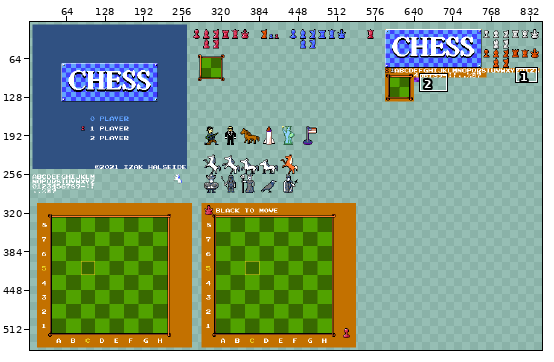
Pixel-art file -- graphics.ase. The first picture is a wide view before the edit; the outline marks the close-up.
Close-up. Earlier state:
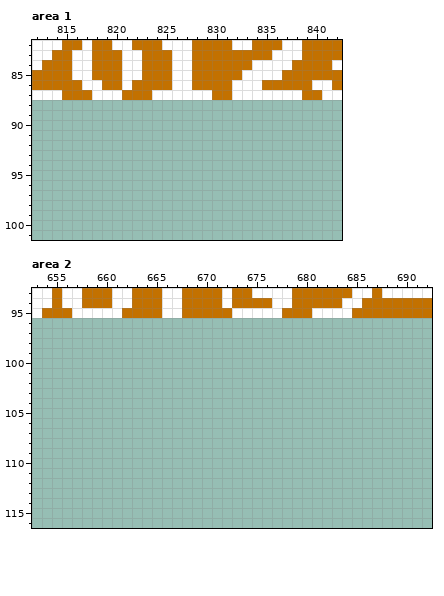
876x568 pixels, 1 frame. Colours within 5 levels of each other are drawn and written as one. Shown: area 1: x 812..842, y 82..101; area 2: x 653..692, y 93..116. The wide view leaves out empty margins. The commit also changed other parts of the picture, which this record leaves out.
After the commit:
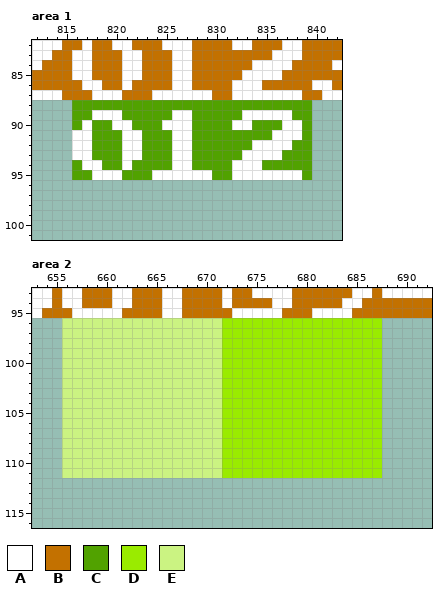
Palette (. is transparent): A #ffffff  B #c37100  C #51a200  D #9aeb00  E #cbf382
From old to new:
Area 1:
Colour A is added in row 89 at x 818 to 820, 826 to 827 and 833 to 837; in row 90 at x 817, 820 to 821, 825 to 827, 832 to 833 and 837 to 838; in row 91 at x 816 to 817, 821 to 822, 826 to 827 and 836 to 838; in row 92 at x 816 to 817, 821 to 822, 826 to 827 and 834 to 837; in row 93 at x 816 to 817, 821 to 822, 826 to 827 and 833 to 836; in row 94 at x 817 to 818, 821, 826 to 827 and 832 to 834.
Colour A is added in row 95 at x 818 to 820, 824 to 829 and 832 to 838.
Colour C is added in row 88 at x 816 to 839; in row 89 at x 816 to 817, 821 to 825, 828 to 832 and 838 to 839; in row 90 at x 816, 818 to 819, 822 to 824, 828 to 831, 834 to 836 and 839; in row 91 at x 818 to 820, 823 to 825, 828 to 835 and 839; in row 92 at x 818 to 820, 823 to 825, 828 to 833 and 838 to 839; in row 93 at x 818 to 820, 823 to 825, 828 to 832 and 837 to 839.
Colour C is added in row 94 at x 816, 819 to 820, 822 to 825, 828 to 831 and 835 to 839; in row 95 at x 816 to 817, 821 to 823, 830 to 831 and 839.
Area 2:
Colour D is added in rows 96 to 111 at x 672 to 687.
Colour E is added in rows 96 to 111 at x 656 to 671.
Changed places in both close-ups, as pixel boxes (x1, y1, x2, y2):
added: (72, 100, 312, 180)
added: (62, 318, 382, 478)
